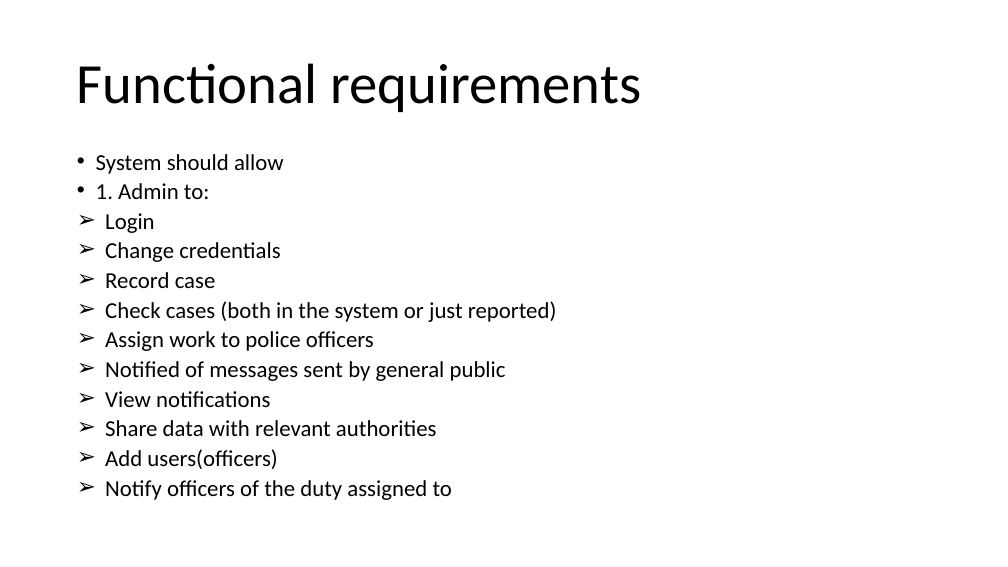
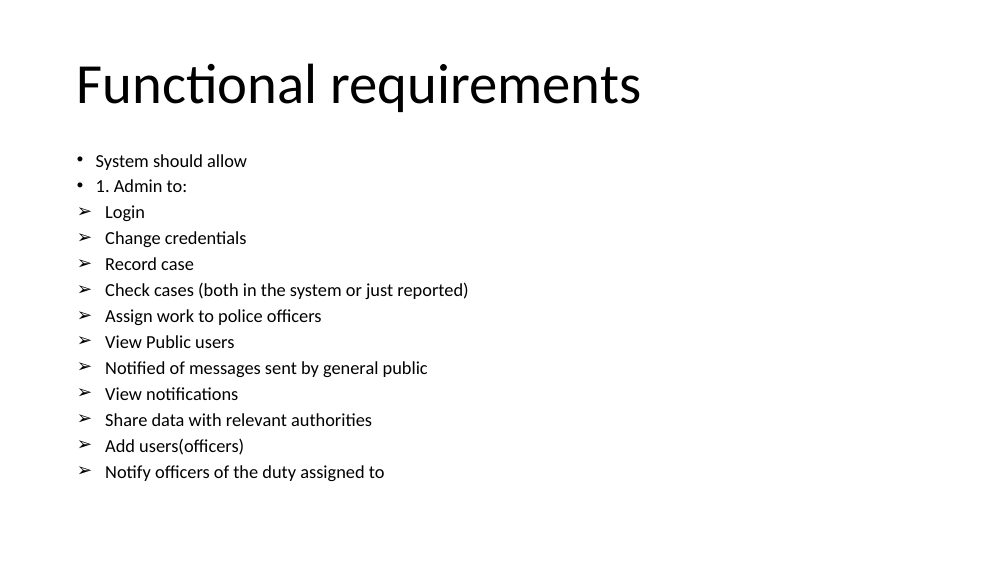
Before and after one commit to Lordwell-Manondo/Crime-Record-management-system, a slide deck: slide 5 of Crime record management system -1.pptx. Drawn at 1008x567 pixels with LibreOffice and Linux fonts; fonts in the diff are those of the drawing. Boxes give left, top, right and bottom in pixels: in the first picture for what was removed or moved away, otherwise in the second. Text is boxed around its words. In the diff, an @@ line names an element or a change of style, - is before the commit and + after.

Commit message:
updated functionalities

```diff
--- a/Crime record management system -1.pptx
+++ b/Crime record management system -1.pptx
@@ text at (96,154,468,481): size 21.7 to 17.5 pt @@
@@ text at (105,335,234,348): paragraph added @@
+➢ View Public users
```
